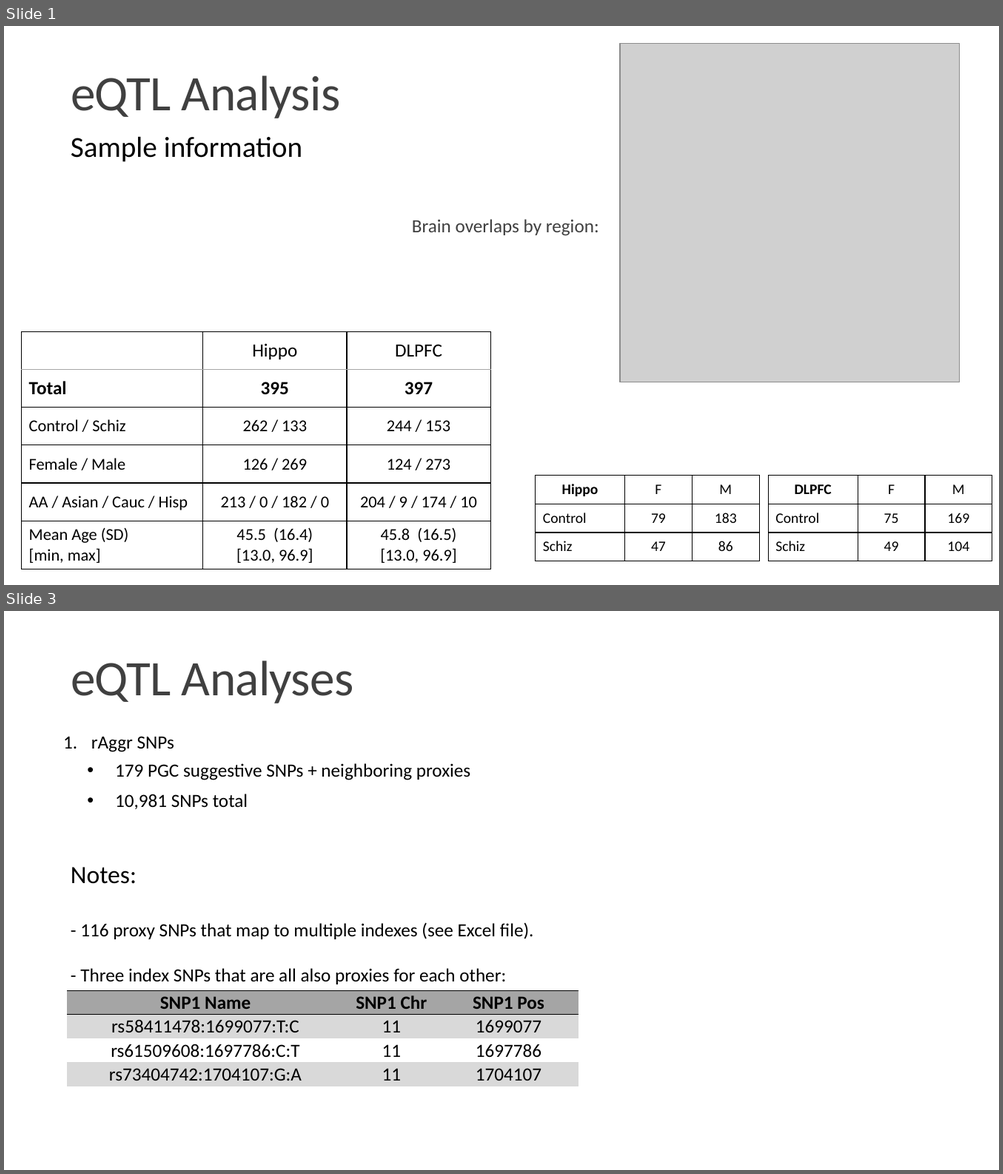
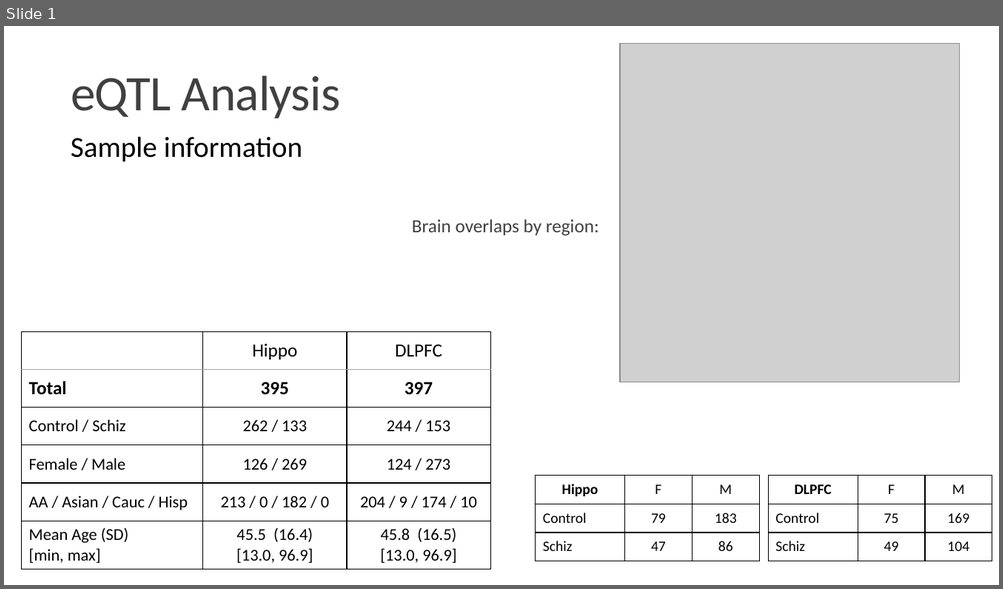
Before and after one commit to LieberInstitute/brainseq_phase2, a slide deck: eQTL_GWAS_riskSNPs/raggr_results_tables.pptx. Shown one above the other, each under a label of ours: slides 1 and 3 before the commit, slide 1 after it; the slides between them are not shown. The pictures are 1003x1174 and 1003x589 pixels, drawn with LibreOffice and Linux fonts; fonts in the diff are those of the drawing; grey boxes stand for pictures. Boxes give left, top, right and bottom in pixels: in the first picture for what was removed or moved away, otherwise in the second. Text is boxed around its words. In the diff, an @@ line names an element or a change of style, - is before the commit and + after.

```diff
--- a/eQTL_GWAS_riskSNPs/raggr_results_tables.pptx
+++ b/eQTL_GWAS_riskSNPs/raggr_results_tables.pptx
@@ slide 3 removed at (4,611,999,1170), background #FFFFFF @@
@@ title removed at (71,661,354,703) @@
-eQTL Analyses
@@ text removed at (91,736,470,809) @@
-1. rAggr SNPs
-  • 179 PGC suggestive SNPs + neighboring proxies
-  • 10,981 SNPs total
@@ text removed at (71,867,534,985) @@
-Notes:
-- 116 proxy SNPs that map to multiple indexes (see Excel file).
-- Three index SNPs that are all also proxies for each other:
@@ table removed at (67,991,578,1086), 4 rows, 3 columns @@
-SNP1 Name | SNP1 Chr | SNP1 Pos
-rs58411478:1699077:T:C | 11 | 1699077
-rs61509608:1697786:C:T | 11 | 1697786
-rs73404742:1704107:G:A | 11 | 1704107
```
Also in this commit, not shown: 3 slides changed, 3 other files.
